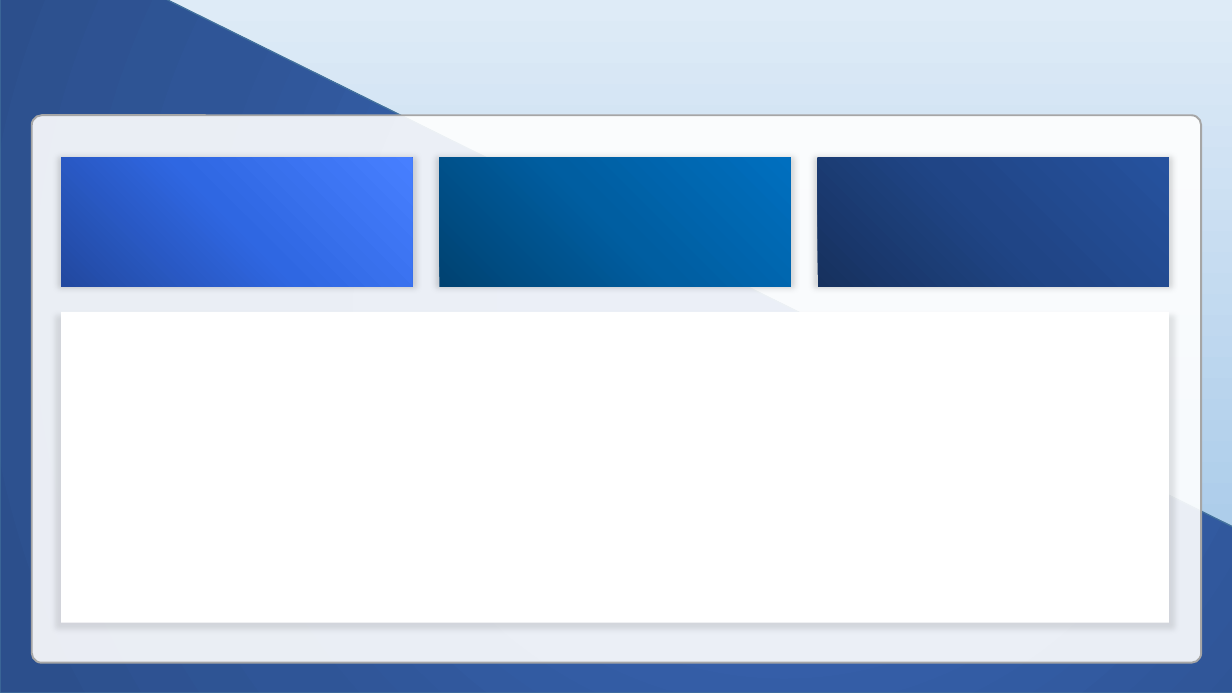
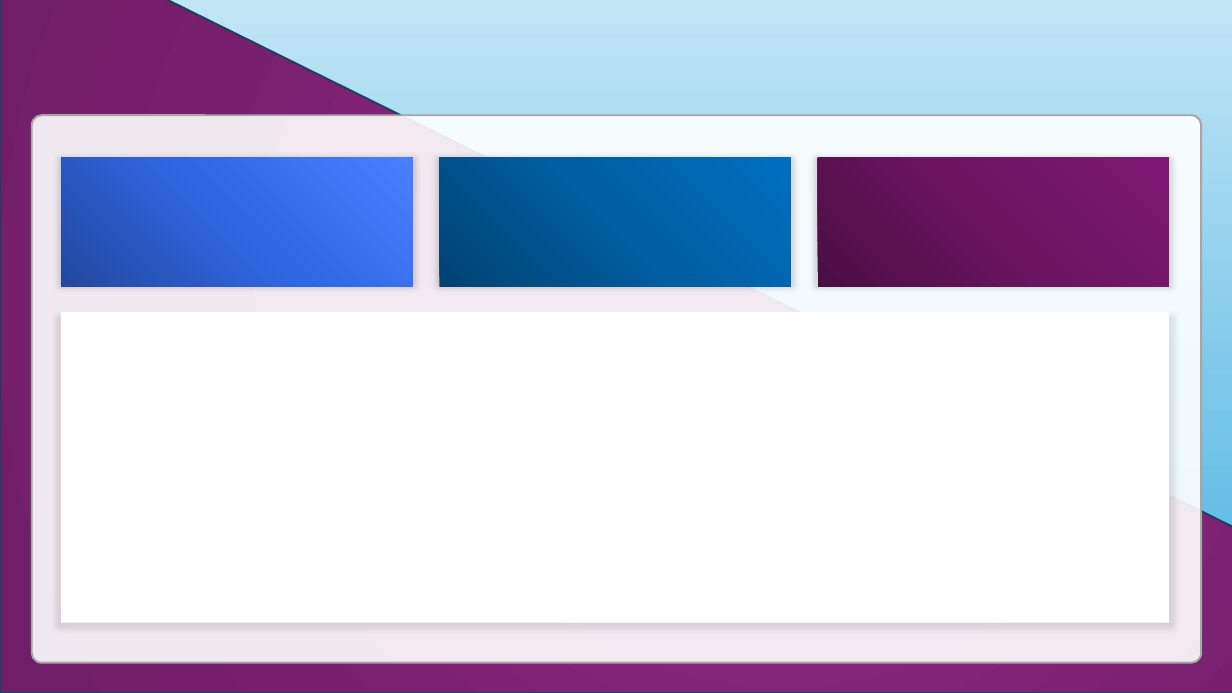
Before and after one commit to fernandomuzaber/data-analytics-projects, a slide deck: slide 9 of Proyectos/Proyecto8 - Funciones Adicionales de Power BI/Recursos/Interfaces+Power+BI/Fondos/Fondos Plantilla.pptx (slide 8 before the commit). Drawn at 1232x693 pixels with LibreOffice and Linux fonts; fonts in the diff are those of the drawing. Boxes give left, top, right and bottom in pixels: in the first picture for what was removed or moved away, otherwise in the second. Text is boxed around its words. In the diff, an @@ line names an element or a change of style, - is before the commit and + after.

Commit message:
feat: pptx background setup

```diff
--- a/Proyectos/Proyecto8 - Funciones Adicionales de Power BI/Recursos/Interfaces+Power+BI/Fondos/Fondos Plantilla.pptx
+++ b/Proyectos/Proyecto8 - Funciones Adicionales de Power BI/Recursos/Interfaces+Power+BI/Fondos/Fondos Plantilla.pptx
@@ background gradient #DEEBF7 to #9DC3E6 to gradient #C1E5F5 to #46B1E1 @@
@@ right triangle at [0,0,1232,693]: fill gradient #3864B3 to #2F5597 to #2C4F8C to gradient #8E2683 to #78206E to #701E67; outline #43739E 1 pt to #104760 1.5 pt @@
@@ rounded rectangle at [818,158,1169,287]: fill gradient #18315E to #224585 to #28529E to gradient #4B0F44 to #6B1661 to #7F1A73 @@
```
Also in this commit, not shown: 12 other slides changed, 1 slide added, 4 other files.
